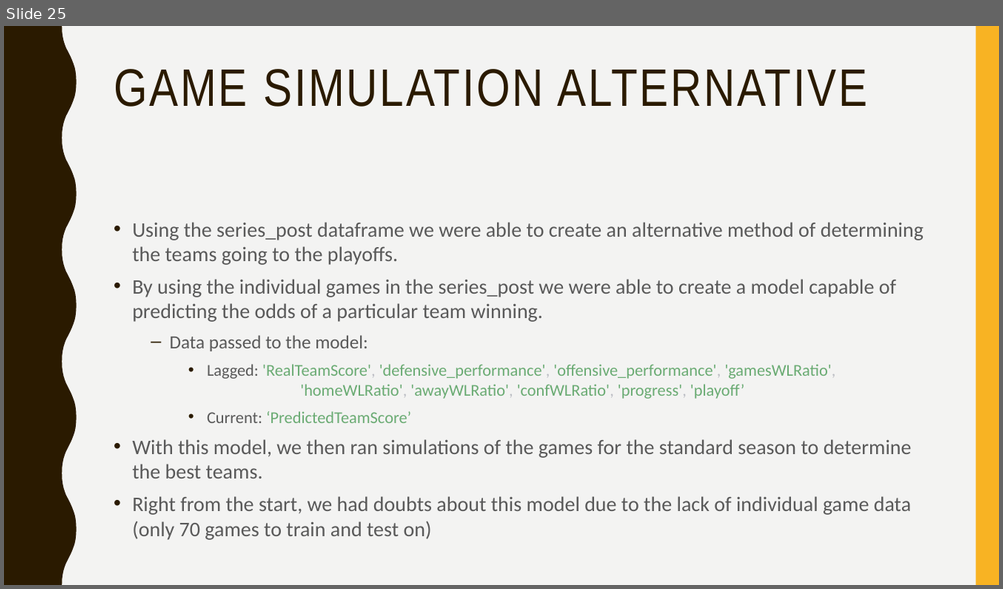
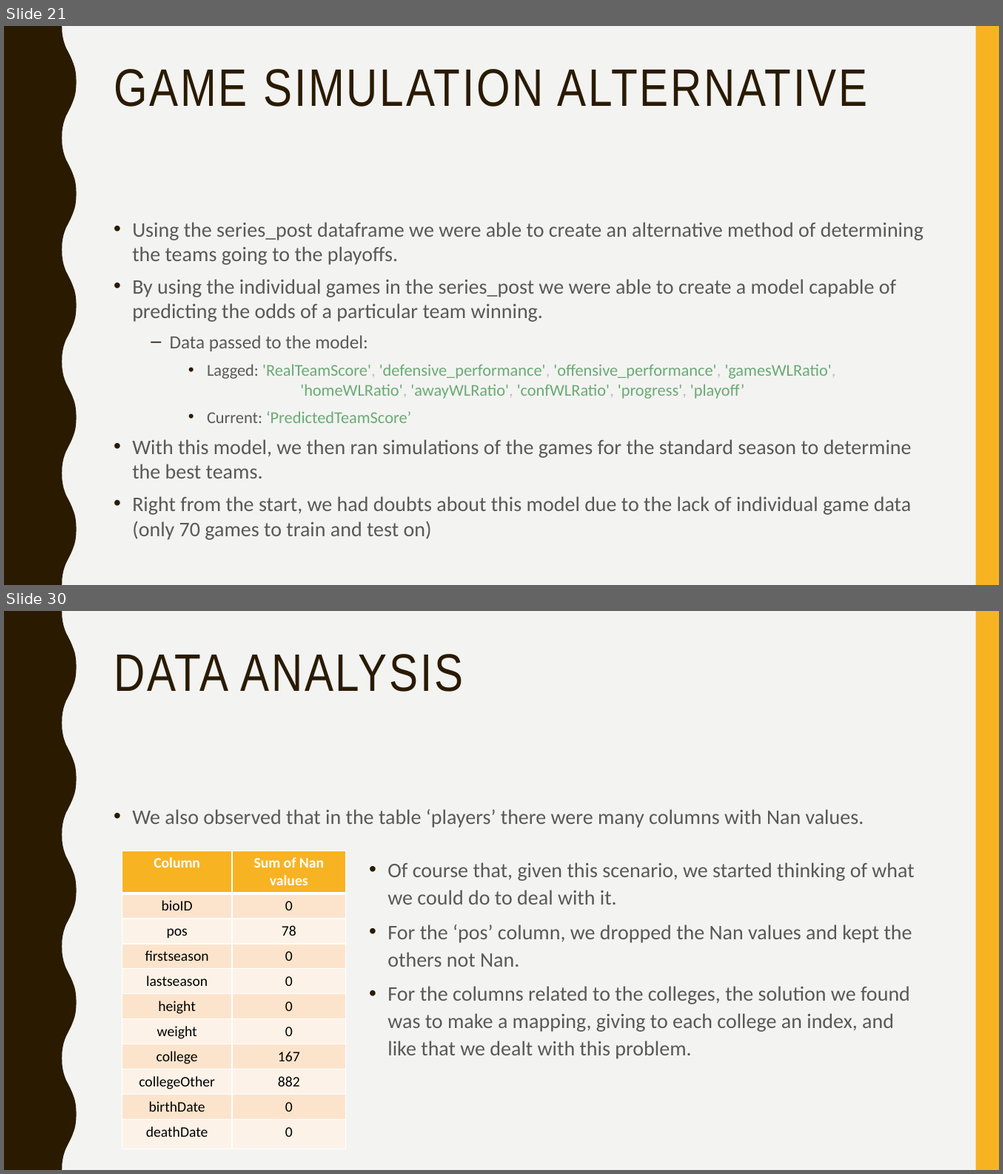
Before and after one commit to afs202005277/AC, a slide deck: ppt projeto.pptx. Shown one above the other, each under a label of ours: slide 25 before the commit, slides 21 and 30 after it; the slides between them are not shown. The pictures are 1003x589 and 1003x1174 pixels, drawn with LibreOffice and Linux fonts; fonts in the diff are those of the drawing. Boxes give left, top, right and bottom in pixels: in the first picture for what was removed or moved away, otherwise in the second. Text is boxed around its words. In the diff, an @@ line names an element or a change of style, - is before the commit and + after.

Commit message:
Progress on ppt

```diff
--- a/ppt projeto.pptx
+++ b/ppt projeto.pptx
@@ slide 30 added at <box>4,611,999,1170</box>, background #F3F3F2; not listed: 2 template elements that a slide beside it also shows @@
@@ title added at <box>114,654,463,692</box>, 51 pt, text #2A1A00 @@
+DATA ANALYSIS
@@ text added at <box>132,809,864,828</box>, 20 pt, text #595959 @@
+• We also observed that in the table ‘players’ there were many columns with Nan values.
@@ table added at <box>122,851,345,1147</box>, 11 rows, 2 columns @@
+Column | Sum of Nan values
+bioID | 0
+pos | 78
+firstseason | 0
+lastseason | 0
+height | 0
+weight | 0
+college | 167
+collegeOther | 882
+birthDate | 0
+deathDate | 0
@@ text added at <box>387,863,913,1059</box>, 20 pt, text #595959 @@
+• Of course that, given this scenario, we started thinking of what we could do to deal with it.
+• For the ‘pos’ column, we dropped the Nan values and kept the others not Nan.
+• For the columns related to the colleges, the solution we found was to make a mapping, giving to each college an index, and like that we dealt with this problem.
@@ what was slide 25 is now slide 21 @@
```
Also in this commit, not shown: 1 slide changed, 18 other slides added, 4 slides removed, 1 other file.
